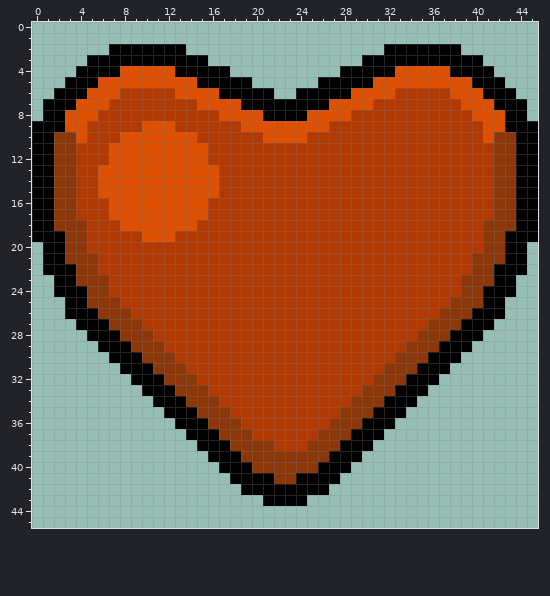
Two versions of one pixel-art sprite, src/main/resources/hitpoints_icon.png. The picture above is the old version.
The file is 46x46 pixels. Colours within 5 levels of each other are drawn and written as one.
Now the later version:
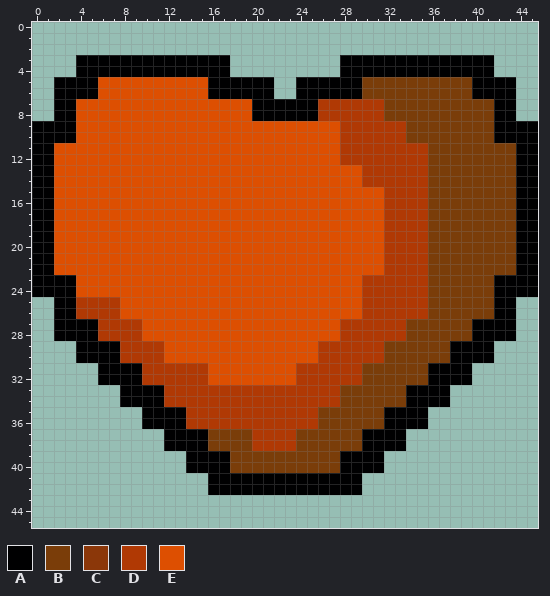
Palette (. is transparent): A #000001  B #7a3d09  C #8b3709  D #b03904  E #dd4f01
From old to new:
Changed rows in their new state; - is an unchanged pixel.
first column x 0:
 2 -------.......------------------.......-------
 3 ----A-----------AA----------AA-----------A----
 4 --------AAAAA--------------------AAAAA--------
 5 --A------------E----AA--AA----BBBBBBBBBB---A--
 6 -----A--EEEEE---A------------ABBBBBBBBBBA-----
 7 -.-----EEEEEEEE----E------DDDDD-BBBBBBBBBB--.-
 8 -.-A--EEEEEEEEEEE---A----ADDD---BBBBBBBBBBA-.-
 9 ---A-EEEEE---EEEEEE--------E------BBBBBBBBA---
10 --AA-EEE-------EEEEEE----EEE------BBBBBBBBAA--
11 --EEEEE---------EEEEEEEEEEEE--------BBBBBBBB--
12 --EEEEE---------EEEEEEEEEEEE--------BBBBBBBB--
13 --EEEE-----------EEEEEEEEEEEEE------BBBBBBBB--
14 --EEEE-----------EEEEEEEEEEEEE------BBBBBBBB--
15 --EEEE-----------EEEEEEEEEEEEEEE----BBBBBBBB--
16 --EEEEE---------EEEEEEEEEEEEEEEE----BBBBBBBB--
17 --EEEEE---------EEEEEEEEEEEEEEEE----BBBBBBBB--
18 --EEEEEE-------EEEEEEEEEEEEEEEEE----BBBBBBBB--
19 --EEEEEEEE---EEEEEEEEEEEEEEEEEEE----BBBBBBBB--
20 A-EEEEEEEEEEEEEEEEEEEEEEEEEEEEEE----BBBBBBBB-A
21 A-EEEEEEEEEEEEEEEEEEEEEEEEEEEEEE----BBBBBBBB-A
22 A-EEEEEEEEEEEEEEEEEEEEEEEEEEEEEE----BBBBBBBB-A
23 AA--EEEEEEEEEEEEEEEEEEEEEEEEEE------BBBBBB--AA
24 AA--EEEEEEEEEEEEEEEEEEEEEEEEEE------BBBBBB--AA
25 --A-DDDDEEEEEEEEEEEEEEEEEEEEEE------BBBBBB-A--
26 --A-DDDDEEEEEEEEEEEEEEEEEEEEEE------BBBBBB-A--
27 --AA--DDDDEEEEEEEEEEEEEEEEEE------BBBBBB--AA--
28 --AAA-DDDDEEEEEEEEEEEEEEEEEE------BBBBBB-AAA--
29 ----AA--DDDDEEEEEEEEEEEEEE------BBBBBB--AA----
30 ----AAA-DDDDEEEEEEEEEEEEEE------BBBBBB-AAA----
31 ------AA--DDDD--EEEEEEEE------BBBBBB--AA------
32 ------AAA-DDDDD-EEEEEEEE------BBBBBB-AAA------
33 --------AA--DDDD------------BBBBBB--AA--------
34 --------AAA-DDDDD-----------BBBBBB-AAA--------
35 ----------AA--DDDD--------BBBBBB--AA----------
36 ----------AAA-DDDDD-------BBBBBB-AAA----------
37 ------------AA--BBBB----BBBBBB--AA------------
38 ------------AAA-BBBBDD--BBBBBB-AAA------------
39 --------------AA--BBBBBBBBBB--AA--------------
40 --------------AAA-BBBBBBBBBB-AAA--------------
41 ----------------AA----AA----AA----------------
42 ----------------AAA--------AAA----------------
43 ---------------------....---------------------
Where, in picture pixels (left, top, right, bottom), the same in both pictures:
changed: (32, 44, 538, 506)
